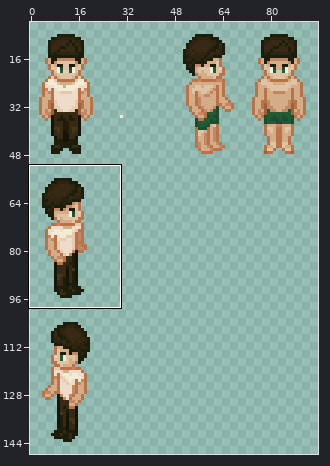
Two states of a pixel-art file, Assets/character/Main Character/Character_front.aseprite. Above, an overview of the earlier version with the close-up marked.
Close-up. Before the edit:
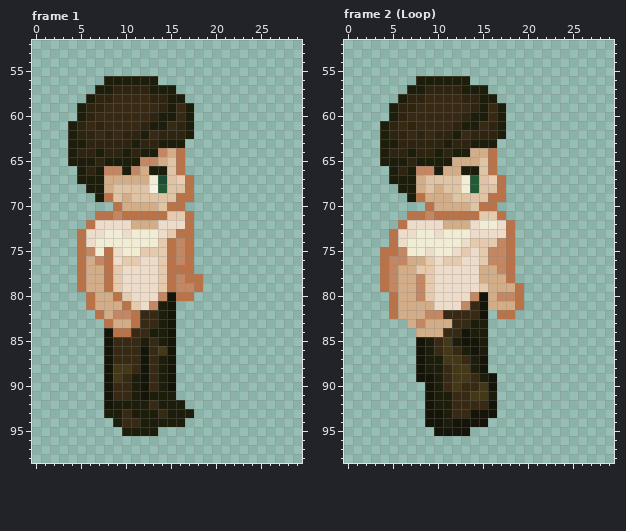
240x288 pixels, 7 frames. Colours within 5 levels of each other are drawn and written as one. Shown: frame 1: x 0..29, y 52..98; frame 2 (Loop): x 0..29, y 52..98. The wide view leaves out empty margins. The commit also changed other frames or places, which this record leaves out.
The same view after the edit:
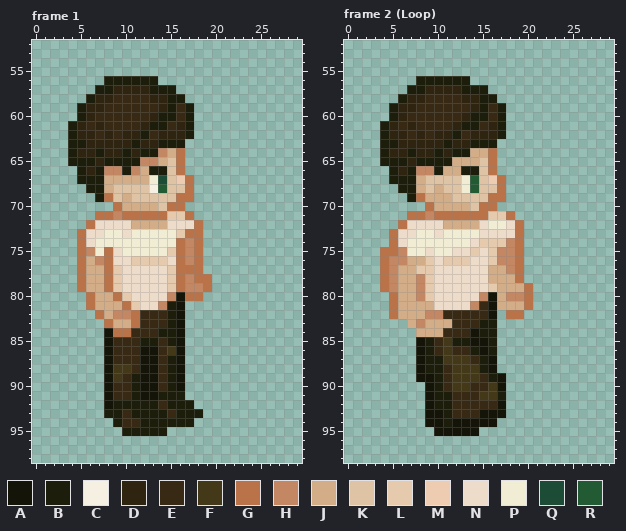
Palette (. is transparent): A #141508  B #1c1d0a  C #f6f0e3  D #2e2410  E #372913  F #433818  G #ba7349  H #c48764  J #d2ad87  K #dec4a5  L #e5caae  M #edccb1  N #eedcca  P #f1edd4  Q #1c4b36  R #215a33
From old to new:
Changed rows in their new state; - is an unchanged pixel.
Frame 1, layer "Layer 5":
first column x 10:
72 ----J--NG-
73 ----PPL-G-
74 ----PPGHG-
75 --PPPLGHG-
76 N-LL-NGHG-
77 ----NL--G-
78 ----NLGH-G
79 ----NLG-HG
80 ----NHA-G-
81 ---NHBA---
82 ----EBA---
83 ----EBA---
84 ---E-BA---
85 ---BEBA---
86 ---AEFA---
87 ---AEBA---
88 ---AEBA---
89 ---AEBA---
90 ---AEBA---
91 ---A--B---
92 ---BE--B--
93 ----BE--B-
94 -------B--
95 ----B-----
Frame 2 (Loop), layer "Layer 5":
first column x 13:
71 --G-LG--
72 -JN-PNG-
73 -P---NG-
74 PN--LHG-
75 NLNL-HG-
76 L-NL-HG-
77 --N-JHG-
78 --N--JG-
79 --NL--JG
80 -NHAJ-HG
81 NHEA--JG
82 --EA.-G-
83 -E-B----
84 EA-B----
85 B-AB----
86 EBAB----
87 FEBA----
88 -FBA----
89 -FEBA---
90 F-EFA---
91 -E-FB---
92 ---EA---
93 -E--A---
94 ---A----
95 -A------
